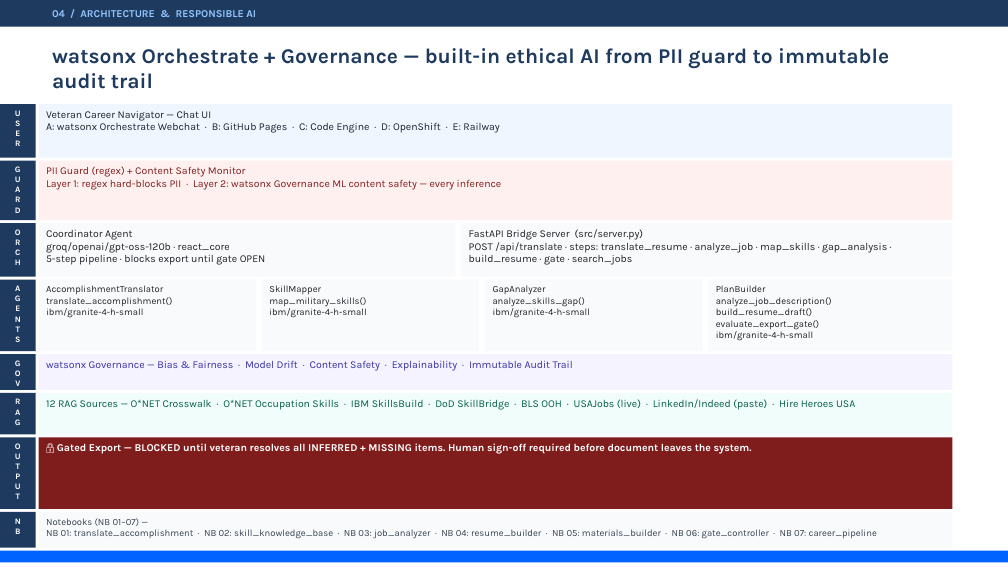
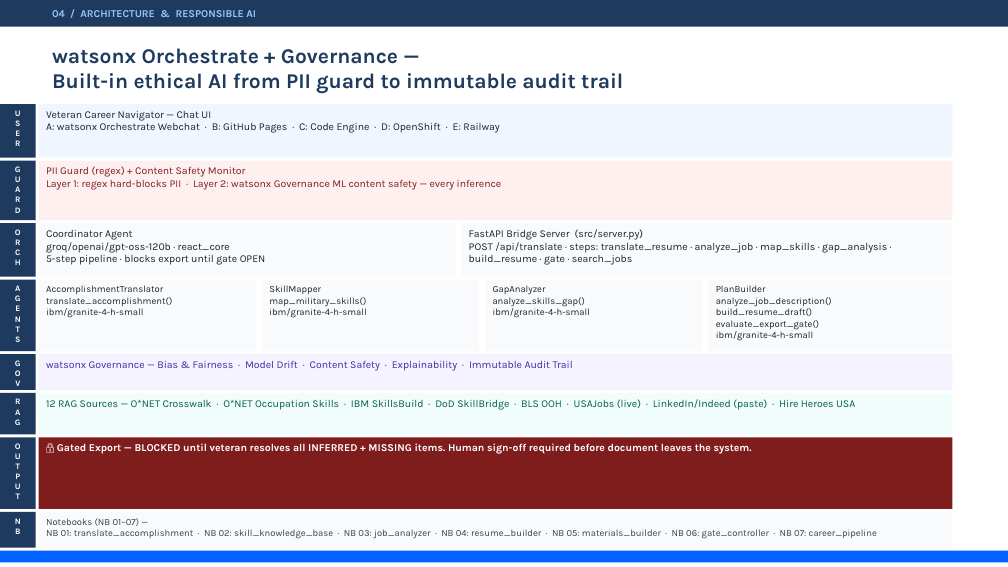
Before and after one commit to jaywarfield/golden-gate-glory, a slide deck: slide 5 of docs/images/source/Mission Veteran AI - Presentation.pptx. Drawn at 1008x567 pixels with LibreOffice and Linux fonts; fonts in the diff are those of the drawing. Boxes give left, top, right and bottom in pixels: in the first picture for what was removed or moved away, otherwise in the second. Text is boxed around its words. In the diff, an @@ line names an element or a change of style, - is before the commit and + after.

```diff
--- a/docs/images/source/Mission Veteran AI - Presentation.pptx
+++ b/docs/images/source/Mission Veteran AI - Presentation.pptx
@@ text at [52,48,623,94]: text changed @@
-watsonx Orchestrate + Governance — built-in ethical AI from PII guard to immutable audit trail
+watsonx Orchestrate + Governance —
+Built-in ethical AI from PII guard to immutable audit trail
```
Also in this commit, not shown: 4 other slides changed, 4 other files.
